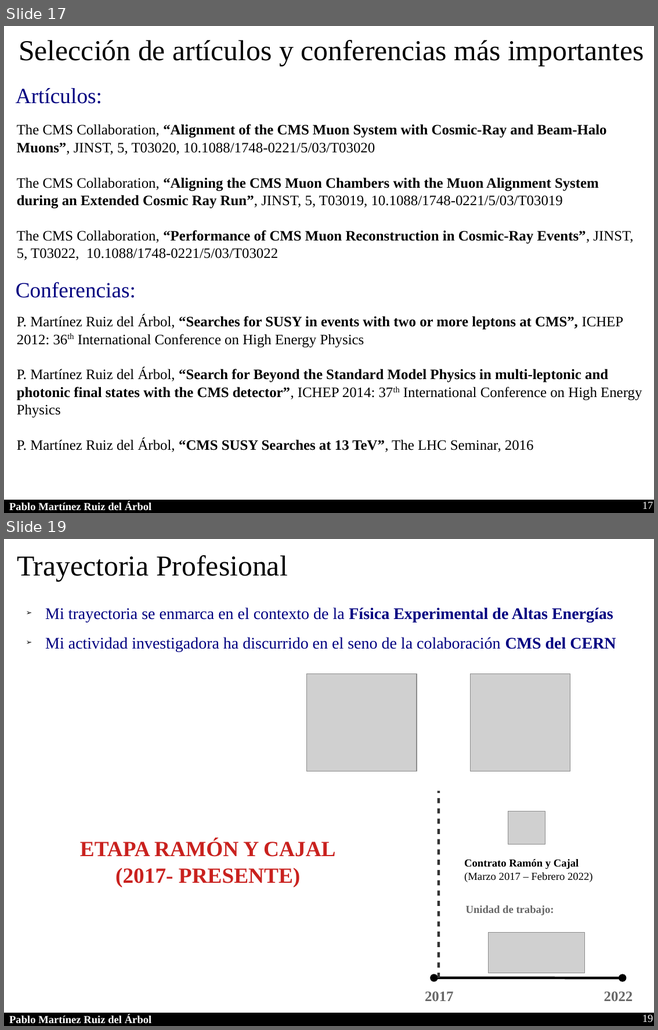
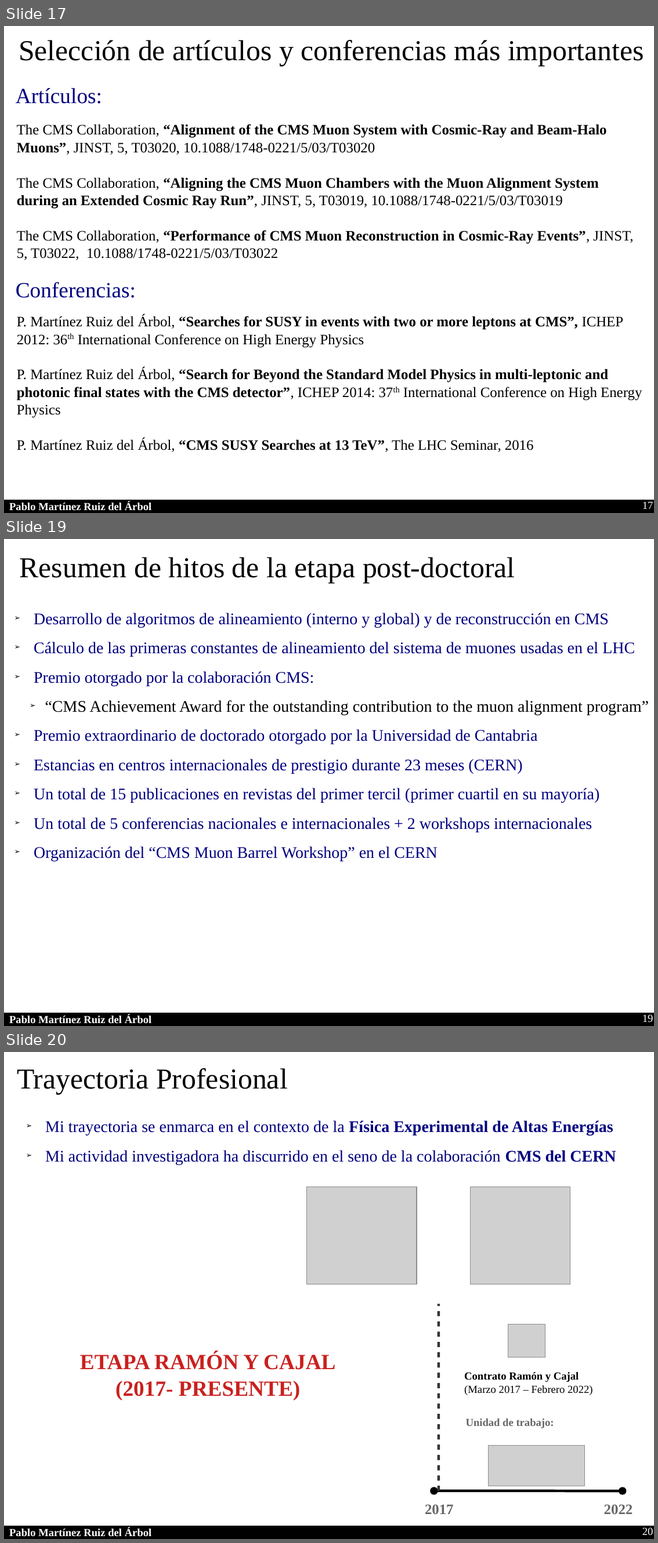
Before and after one commit to parbol/Plaza, a slide deck: Presentacion/Presentacion.odp. Shown one above the other, each under a label of ours: slides 17 and 19 before the commit, slides 17, 19 and 20 after it; the slides between them are not shown. The pictures are 658x1030 and 658x1543 pixels, drawn with LibreOffice and Linux fonts; fonts in the diff are those of the drawing; grey boxes stand for pictures. Boxes give left, top, right and bottom in pixels: in the first picture for what was removed or moved away, otherwise in the second. Text is boxed around its words. In the diff, an @@ line names an element or a change of style, - is before the commit and + after.

```diff
--- a/Presentacion/Presentacion.odp
+++ b/Presentacion/Presentacion.odp
@@ slide 19 added at [4, 539, 654, 1026], background #FFFFFF; not listed: 2 template elements that a slide beside it also shows @@
@@ text added at [20, 557, 515, 584], 32 pt, text #000000 @@
+Resumen de hitos de la etapa post-doctoral
@@ text added at [34, 613, 648, 861], 18 pt, text #000080 @@
+➢ Desarrollo de algoritmos de alineamiento (interno y global) y de reconstrucción en CMS
+➢ Cálculo de las primeras constantes de alineamiento del sistema de muones usadas en el LHC
+➢ Premio otorgado por la colaboración CMS:
+  ➢ “CMS Achievement Award for the outstanding contribution to the muon alignment program”
+➢ Premio extraordinario de doctorado otorgado por la Universidad de Cantabria
+➢ Estancias en centros internacionales de prestigio durante 23 meses (CERN)
+➢ Un total de 15 publicaciones en revistas del primer tercil (primer cuartil en su mayoría)
+➢ Un total de 5 conferencias nacionales e internacionales + 2 workshops internacionales
+➢ Organización del “CMS Muon Barrel Workshop” en el CERN
@@ page number added at [642, 1015, 653, 1023], 12 pt, text #FFFFFF @@
+19
@@ what was slide 19 is now slide 20 @@
@@ page number at [642, 1528, 653, 1535]: text changed @@
-19
+20
```
Also in this commit, not shown: 2 slides changed, 2 other slides added, 1 slide removed.
